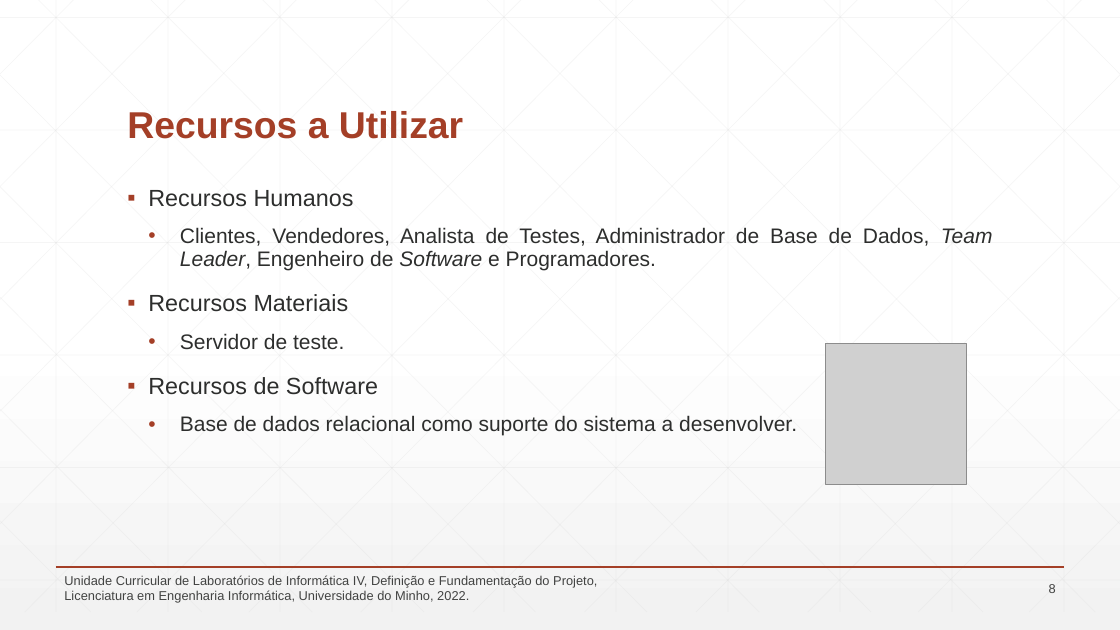
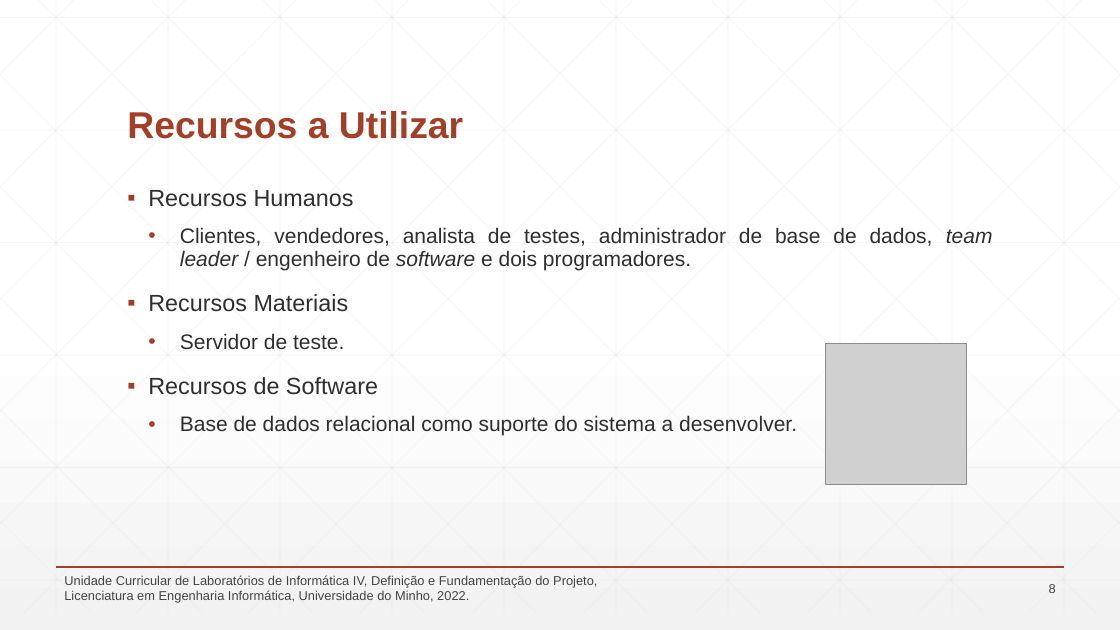
Before and after one commit to GVarelaa/ProjetoLI4, a slide deck: slide 8 of PowerPoints/Apresentacao-Checkpoint1.pptx. Drawn at 1120x630 pixels with LibreOffice and Linux fonts; fonts in the diff are those of the drawing; grey boxes stand for pictures. Boxes give left, top, right and bottom in pixels: in the first picture for what was removed or moved away, otherwise in the second. Text is boxed around its words. In the diff, an @@ line names an element or a change of style, - is before the commit and + after.

```diff
--- a/PowerPoints/Apresentacao-Checkpoint1.pptx
+++ b/PowerPoints/Apresentacao-Checkpoint1.pptx
@@ text at box(180, 227, 993, 270): text changed @@
-  • Clientes, Vendedores, Analista de Testes, Administrador de Base de Dados, Team Leader, Engenheiro de Software e Programadores.
+  • Clientes, vendedores, analista de testes, administrador de base de dados, team leader / engenheiro de software e dois programadores.
```
Also in this commit, not shown: 1 other slide changed, 1 other file.
